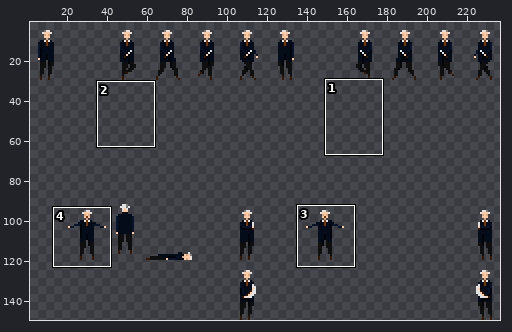
Two versions of one sprite sheet, src/sprites/banker.png. Above: a wide view before the commit, with the close-up outlined.
Close-up. Old version:
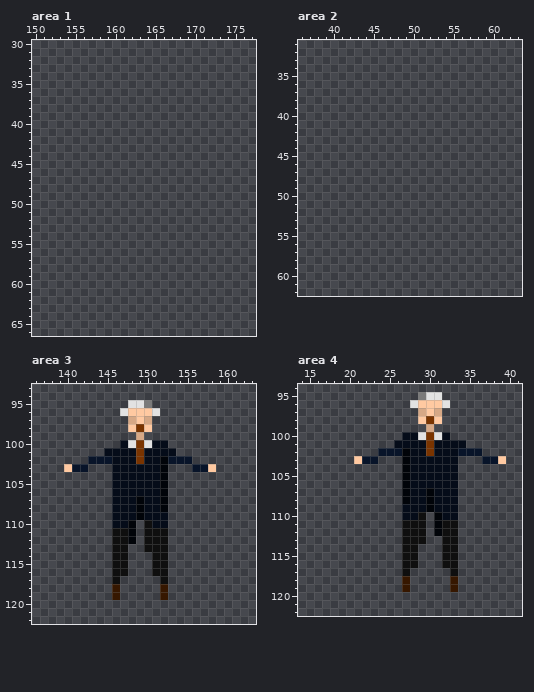
The file is 240x150 pixels. Colours within 5 levels of each other are drawn and written as one. Shown: area 1: x 150..177, y 30..66; area 2: x 36..63, y 31..62; area 3: x 136..163, y 93..122; area 4: x 14..41, y 94..122. The wide view leaves out empty margins.
The result:
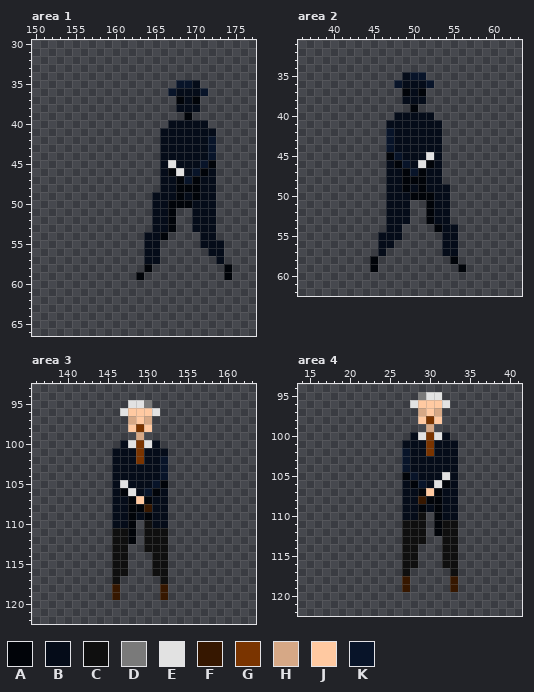
Palette (. is transparent): A #010409  B #050c19  C #0f0f0f  D #7a7a7a  E #e2e2e2  F #361700  G #7a3400  H #d6a886  J #ffc9a1  K #081429
From the commit log: make bankers more difficult
Difference:
Changed rows in their new state; - is an unchanged pixel.
Area 1:
first column x 163:
35 -----KKB----
36 ----KBBBK---
37 -----ABA----
38 -----BBB----
39 ------A-----
40 ----BBBBB---
41 ---BBBBBBB--
42 ---BBBBBBK--
43 ---BBBBBBK--
44 ---BBBBBBK--
45 ---BEBBBKA--
46 ---BAEBKAB--
47 ---BBAKABB--
48 ---BBAAABB--
49 --BBBABABB--
50 --BBAAABBB--
51 --BBA--BBB--
52 --BBA--BBB--
53 --BBA--BBB--
54 -BBA----BB--
55 -BB-----BBB-
56 -BB------BB-
57 -BB-------B-
58 -A---------A
59 A----------A
Area 2:
first column x 45:
35 ----BKK-----
36 ---KBBBK----
37 ----ABA-----
38 ----BBB-----
39 -----A------
40 ---BBBBB----
41 --BBBBBBB---
42 --KBBBBBB---
43 --KBBBBBB---
44 --KBBBBBB---
45 --AKBBBEB---
46 --BAKBEAB---
47 --BBAKABB---
48 --BBAAABB---
49 --BBABABBB--
50 --BBBAAABB--
51 --BBB--ABB--
52 --BBB--ABB--
53 --BBB--ABB--
54 --BB----ABB-
55 -BBB-----BB-
56 -BB------BB-
57 -B-------BB-
58 A---------A-
59 A----------A
Area 3:
first column x 140:
100 ------------.------
101 -----.-------.-----
102 ---...------K...---
103 ...---------K---...
104 ------------K------
105 -------E---K-------
106 -------AE-KAB------
107 --------AJA-B------
108 --------A-F-B------
109 --------ABA--------
Area 4:
first column x 21:
100 ------.------------
101 -----.-------.-----
102 ---...K------...---
103 ...---K---------...
104 ------K------------
105 -------K---E-------
106 ------BAK-EA-------
107 ------B-AJA--------
108 ------B-F-A--------
109 --------ABA--------
